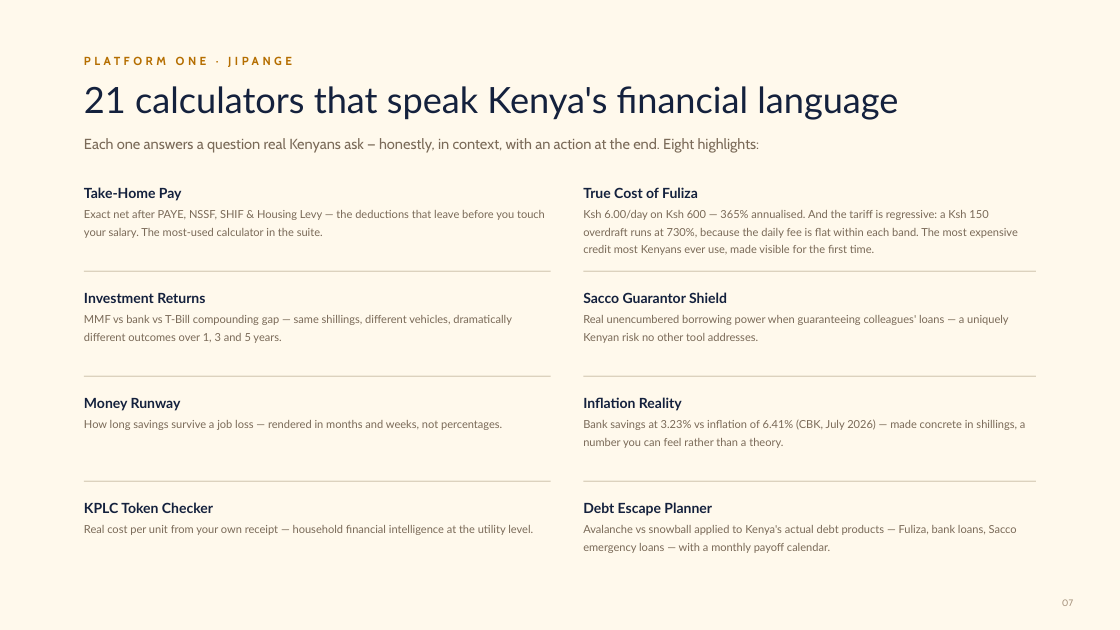
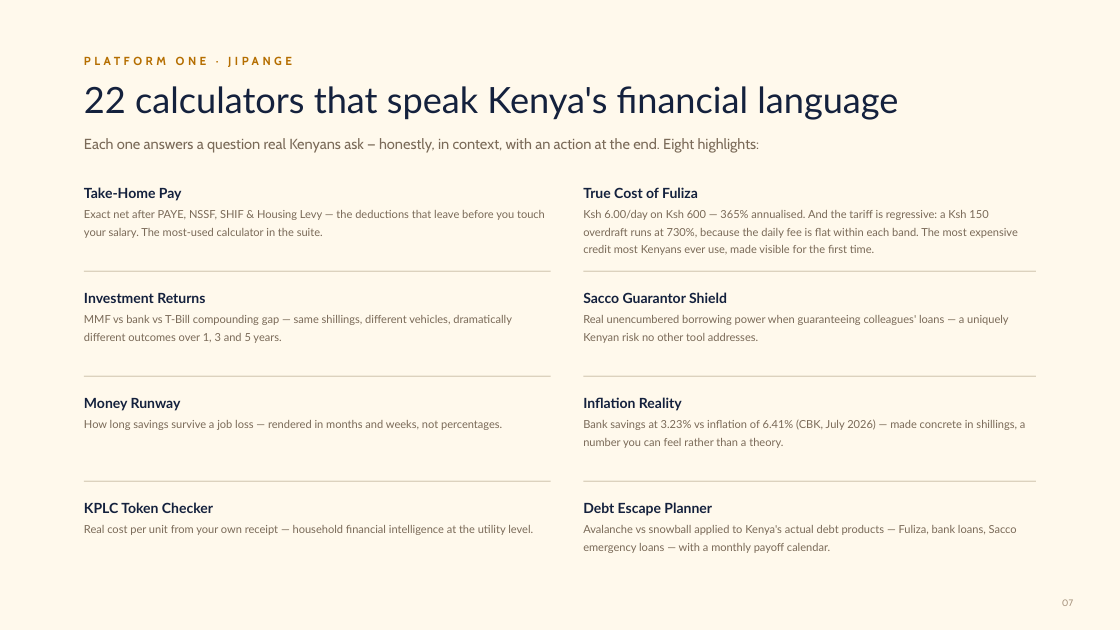
Before and after one commit to PapaDanico/JiPange, a slide deck: slide 7 of web/public/partners/jipange-mwangaza-partnership-deck.pptx. Drawn at 1120x630 pixels with LibreOffice and Linux fonts; fonts in the diff are those of the drawing. Boxes give left, top, right and bottom in pixels: in the first picture for what was removed or moved away, otherwise in the second. Text is boxed around its words. In the diff, an @@ line names an element or a change of style, - is before the commit and + after.

```diff
--- a/web/public/partners/jipange-mwangaza-partnership-deck.pptx
+++ b/web/public/partners/jipange-mwangaza-partnership-deck.pptx
@@ text at (x1=84, y1=86, x2=898, y2=120): text changed @@
-21 calculators that speak Kenya's financial language
+22 calculators that speak Kenya's financial language
```
Also in this commit, not shown: 5 other slides changed, 17 other files.
